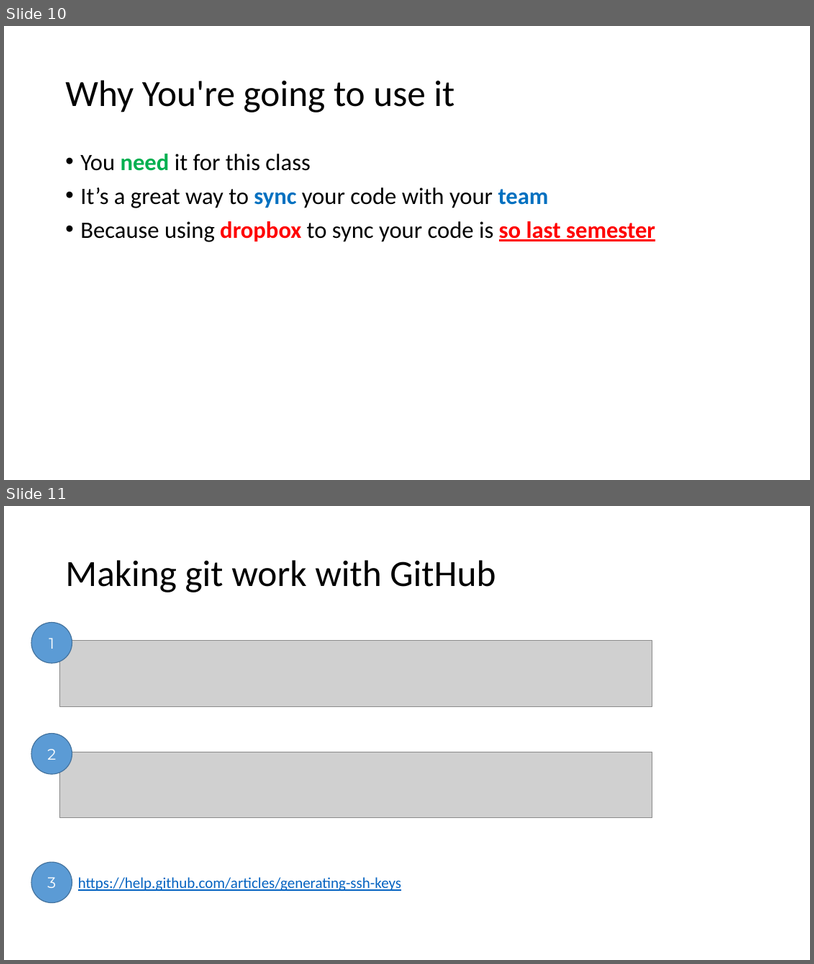
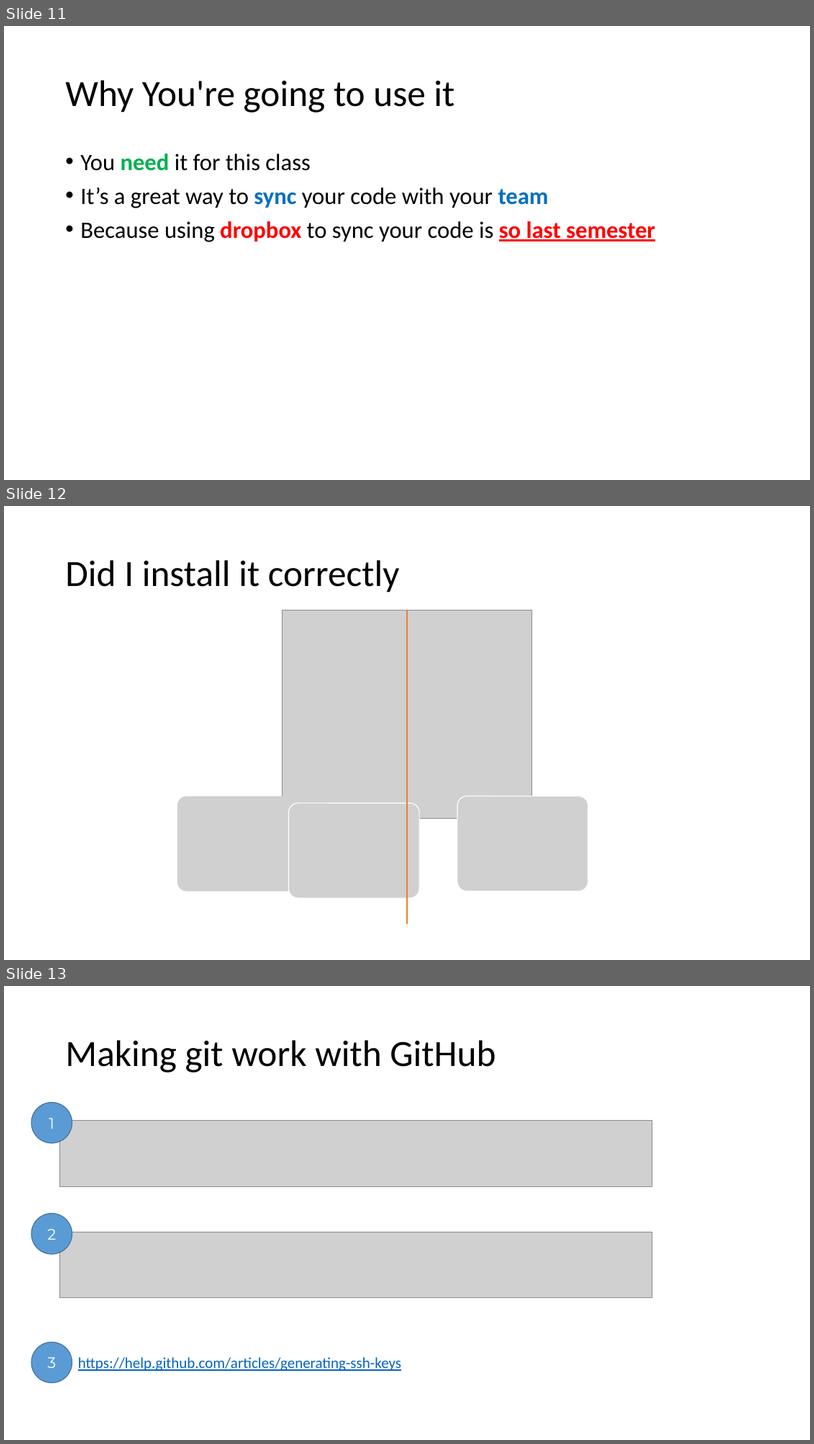
Before and after one commit to shabbir-hussain/ecse321tutW15, a slide deck: 01-EclipseAndGithub.pptx. Shown one above the other, each under a label of ours: slides 10 and 11 before the commit, slides 11, 12 and 13 after it. The pictures are 814x964 and 814x1444 pixels, drawn with LibreOffice and Linux fonts; fonts in the diff are those of the drawing; grey boxes stand for pictures. Boxes give left, top, right and bottom in pixels: in the first picture for what was removed or moved away, otherwise in the second. Text is boxed around its words. In the diff, an @@ line names an element or a change of style, - is before the commit and + after.

```diff
--- a/01-EclipseAndGithub.pptx
+++ b/01-EclipseAndGithub.pptx
@@ slide 12 added at [4, 506, 810, 960], background #FFFFFF @@
@@ title added at [65, 560, 400, 592], 44 pt, text #000000 @@
+Did I install it correctly
@@ picture added at [282, 610, 532, 818] @@
@@ line added from (407, 610) to (407, 924), #ED7D31 2.25 pt @@
@@ picture added at [178, 795, 309, 890] @@
@@ picture added at [289, 803, 419, 898] @@
@@ picture added at [458, 795, 589, 890] @@
@@ what was slide 10 is now slide 11 @@
@@ what was slide 11 is now slide 13 @@
```
Also in this commit, not shown: 1 other slide added, 1 other file.
